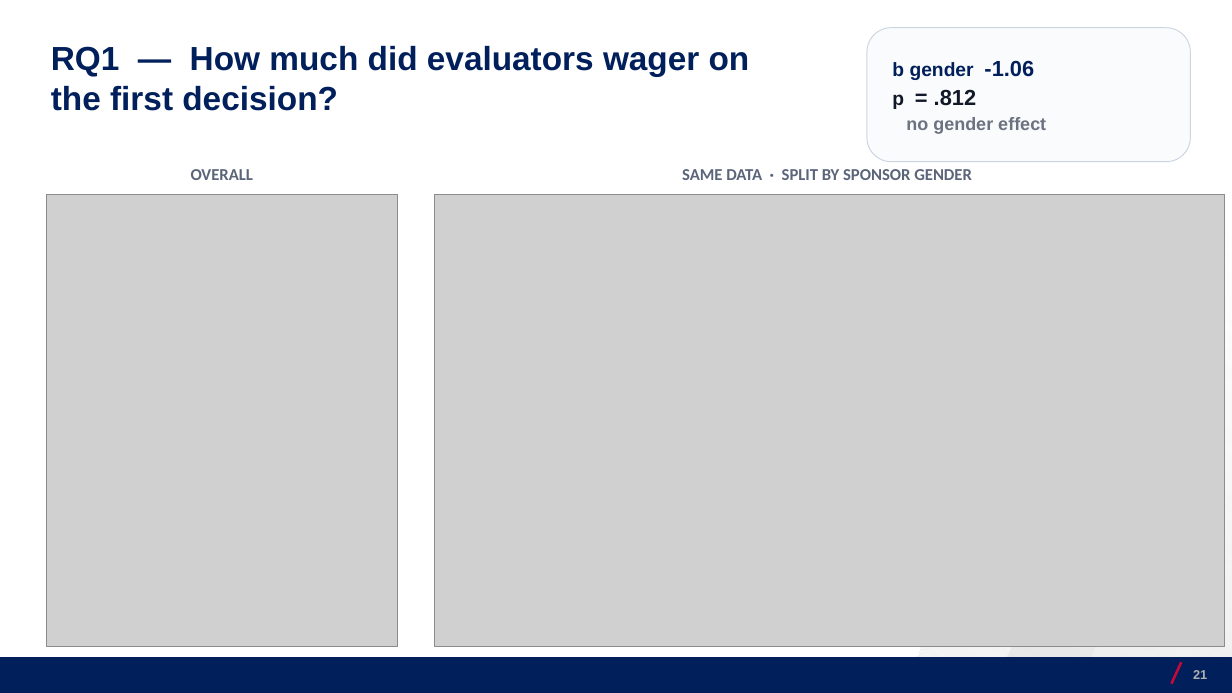
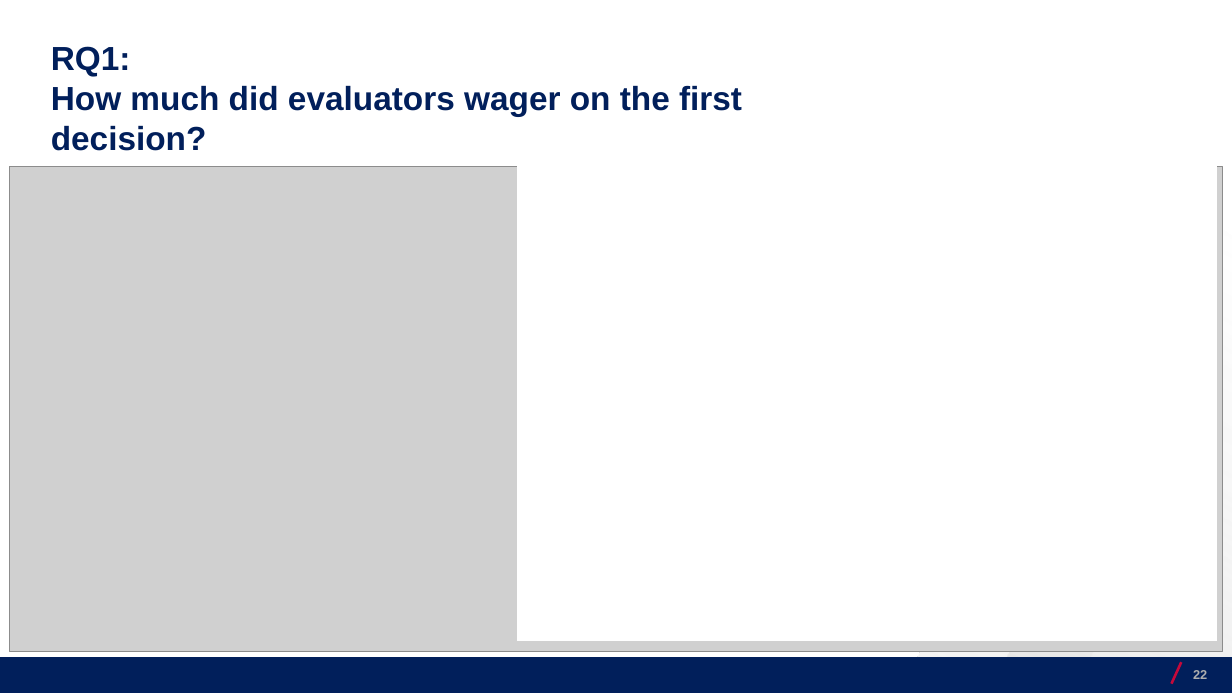
Before and after one commit to josecerv/sponsorship-network, a slide deck: slide 22 of docs/UChicago-0410.pptx (slide 21 before the commit). Drawn at 1232x693 pixels with LibreOffice and Linux fonts; fonts in the diff are those of the drawing; grey boxes stand for pictures; background and template pictures are left out. Boxes give left, top, right and bottom in pixels: in the first picture for what was removed or moved away, otherwise in the second. Text is boxed around its words. In the diff, an @@ line names an element or a change of style, - is before the commit and + after.

```diff
--- a/docs/UChicago-0410.pptx
+++ b/docs/UChicago-0410.pptx
@@ rectangle added at [811,11,1217,384], fill #FFFFFF, outline #FFFFFF 1 pt @@
@@ rounded rectangle removed at [867,28,1190,162] @@
-b gender -1.06
-p = .812
-no gender effect
@@ text at [51,46,742,151]: text changed @@
-RQ1 — How much did evaluators wager on the first decision?
+RQ1:
+How much did evaluators wager on the first decision?
@@ picture: place and size @@
-picture at [434,194,1225,647]
+picture at [9,166,1223,652]
@@ text removed at [191,169,253,180] @@
-OVERALL
@@ rectangle added at [518,166,1217,640], fill #FFFFFF, outline #FFFFFF 1 pt @@
@@ text removed at [682,169,972,180] @@
-SAME DATA · SPLIT BY SPONSOR GENDER
@@ picture removed at [46,194,397,647] @@
@@ page number at [1193,670,1207,679]: text changed @@
-21
+22
```
Also in this commit, not shown: 14 other slides changed, 2 slides added, 2 slides removed, 18 other files.
